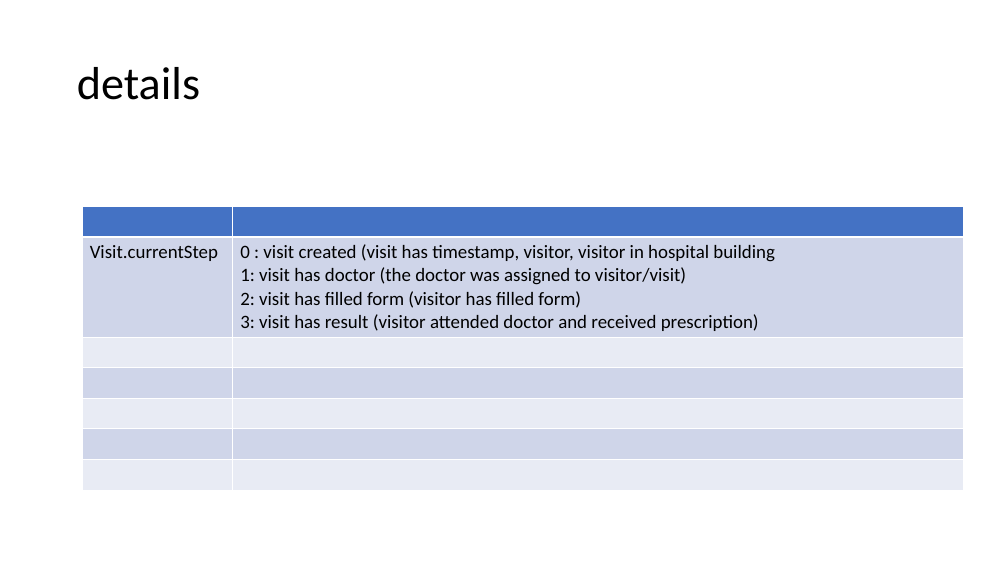
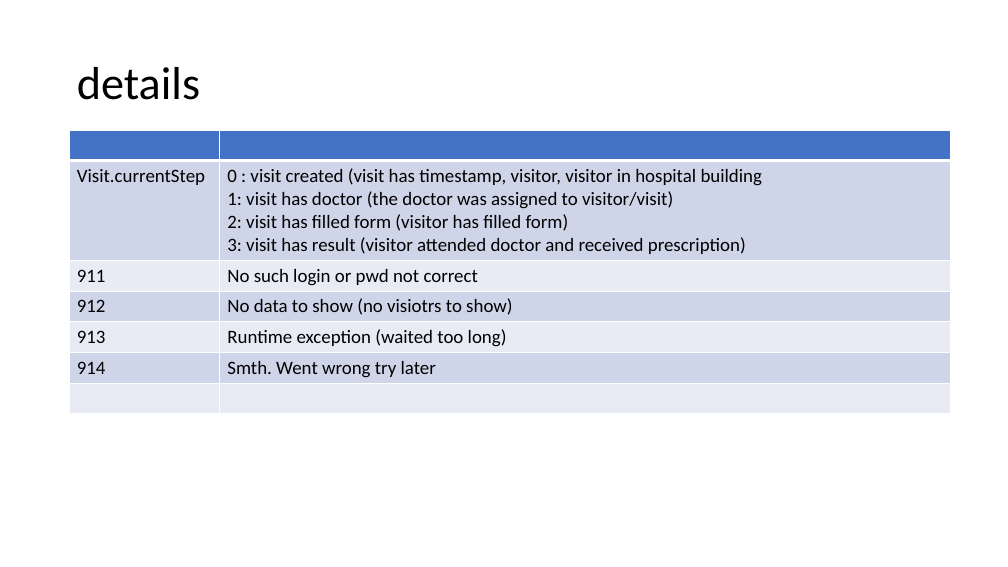
Before and after one commit to MarinaPak108/lotus, a slide deck: slide 4 of scenarioFlowChart.pptx (slide 2 before the commit). Drawn at 1008x567 pixels with LibreOffice and Linux fonts; fonts in the diff are those of the drawing. Boxes give left, top, right and bottom in pixels: in the first picture for what was removed or moved away, otherwise in the second. Text is boxed around its words. In the diff, an @@ line names an element or a change of style, - is before the commit and + after.

Commit message:
chompleted first version of ppt for backender. added buttons to modify doctor, formData , prescription

```diff
--- a/scenarioFlowChart.pptx
+++ b/scenarioFlowChart.pptx
@@ table at (70,130,951,412) @@
+row 3: 911 | No such login or pwd not correct
+row 4: 912 | No data to show (no visiotrs to show)
+row 5: 913 | Runtime exception (waited too long)
+row 6: 914 | Smth. Went wrong try later
-row 4:  | 
-row 5:  | 
-row 6:  | 
-row 7:  | 
@@ table: place and size @@
-table at (82,206,963,488)
+table at (70,130,951,412)
```
Also in this commit, not shown: 3 other slides changed, 17 slides added, 4 slides removed, 1 other file.
